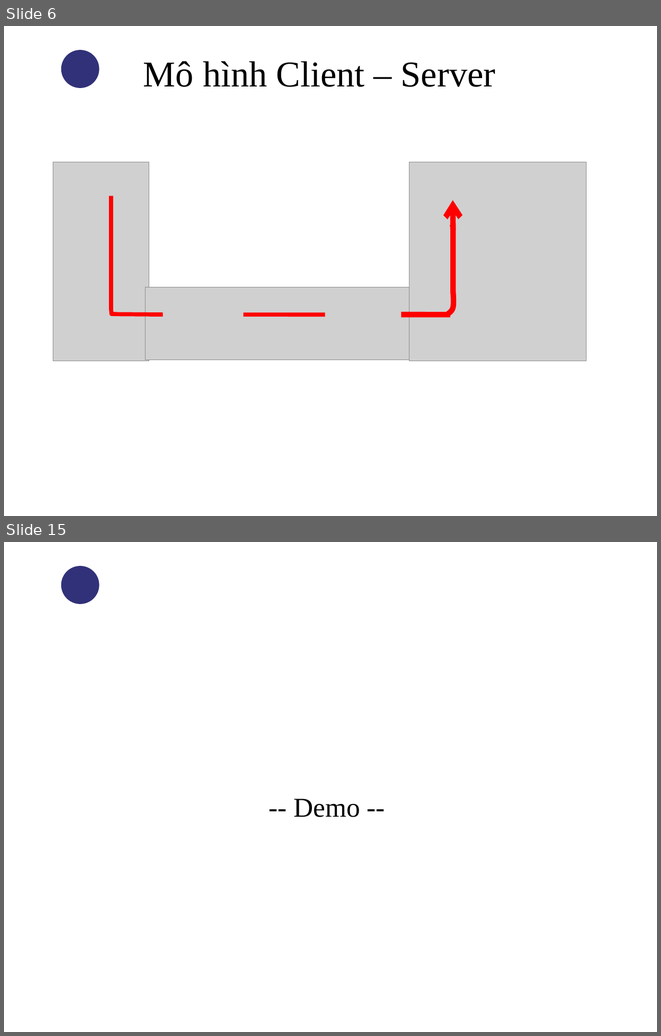
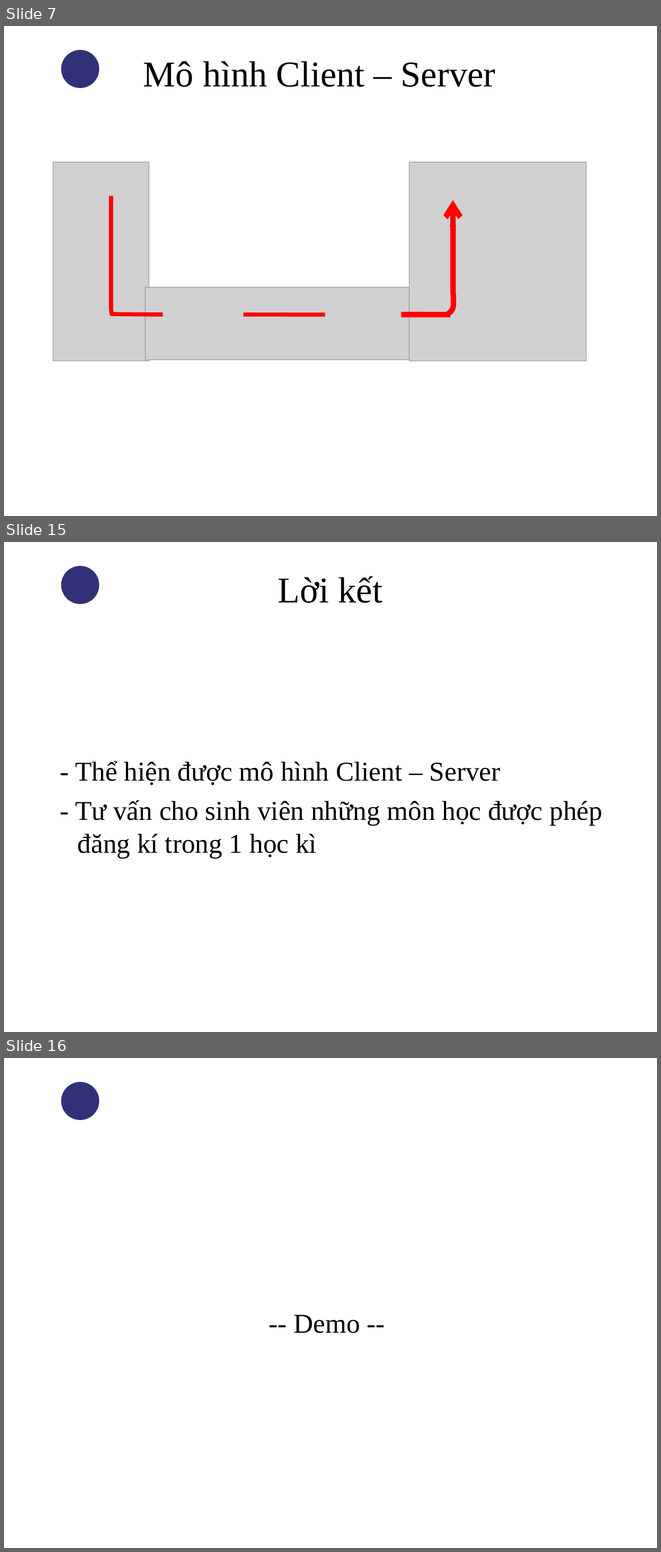
Before and after one commit to thandang/thesis-final, a slide deck: Reports/Slide bao cao.ppt. Shown one above the other, each under a label of ours: slides 6 and 15 before the commit, slides 7, 15 and 16 after it; the slides between them are not shown. The pictures are 661x1036 and 661x1552 pixels, drawn with LibreOffice and Linux fonts; fonts in the diff are those of the drawing; grey boxes stand for pictures; background and template pictures are left out. Boxes give left, top, right and bottom in pixels: in the first picture for what was removed or moved away, otherwise in the second. Text is boxed around its words. In the diff, an @@ line names an element or a change of style, - is before the commit and + after.

```diff
--- a/Reports/Slide bao cao.ppt
+++ b/Reports/Slide bao cao.ppt
@@ slide 15 added at <box>4,542,657,1032</box>, background picture (left out); not listed: 1 template element that a slide beside it also shows @@
@@ title added at <box>278,576,382,603</box>, 40 pt, text #000000 @@
+Lời kết
@@ text added at <box>75,761,602,858</box>, 30 pt, text #000000 @@
+- Thể hiện được mô hình Client – Server
+- Tư vấn cho sinh viên những môn học được phép đăng kí trong 1 học kì
@@ what was slide 6 is now slide 7 @@
@@ what was slide 15 is now slide 16 @@
```
Also in this commit, not shown: 7 slides changed, 4 other slides added, 4 slides removed.
